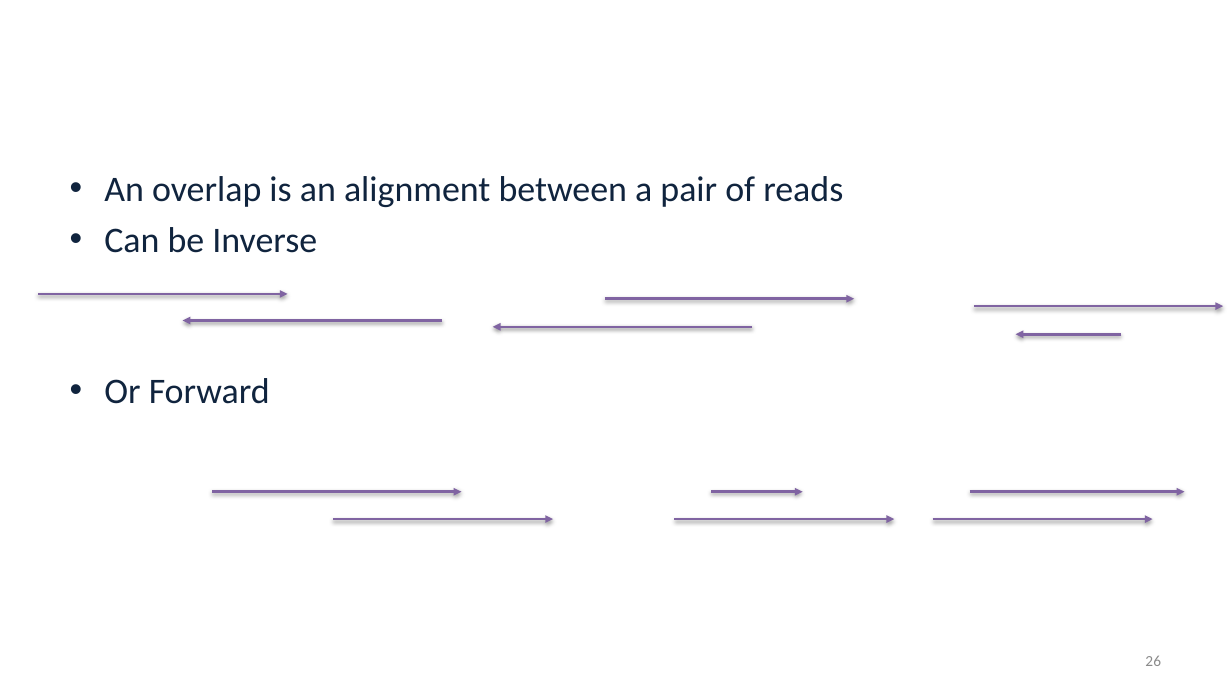
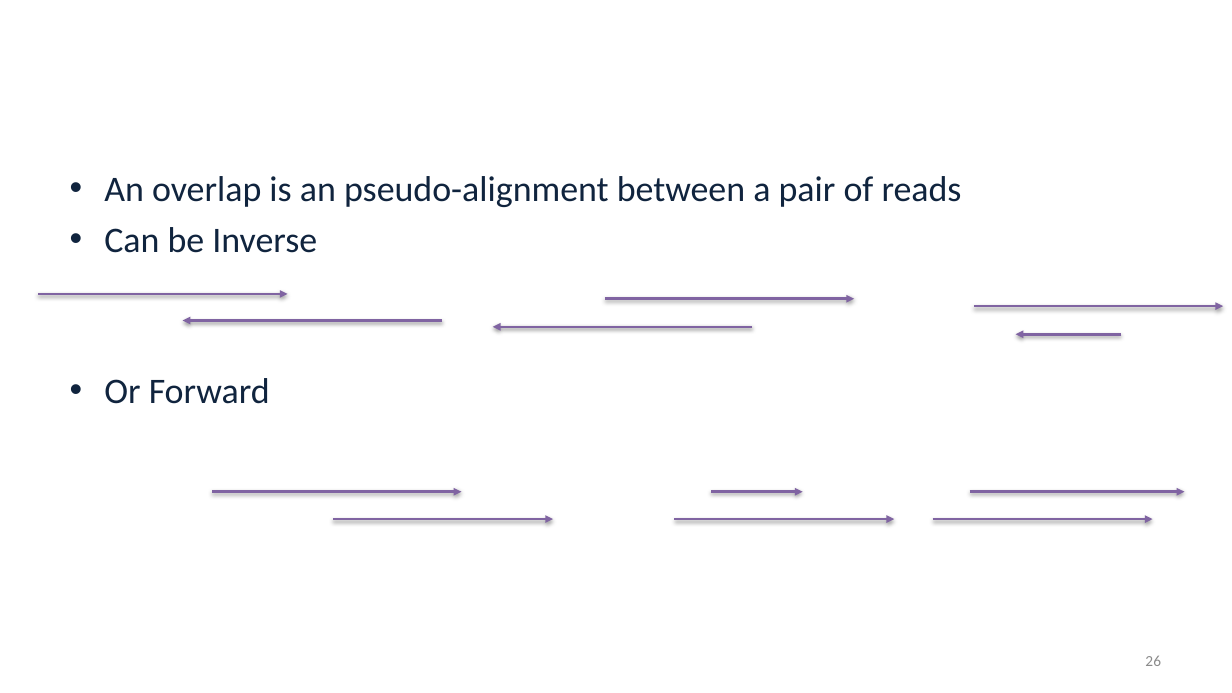
Before and after one commit to alekseyzimin/BME-Algorithms-for-Analysis-of-Genomic-Data, a slide deck: slide 26 of Fall 2026/Week 4 -- Genome Sequencing and Assembly Algorithms.pptx. Drawn at 1232x693 pixels with LibreOffice and Linux fonts; fonts in the diff are those of the drawing; background and template pictures are left out. Boxes give left, top, right and bottom in pixels: in the first picture for what was removed or moved away, otherwise in the second. Text is boxed around its words. In the diff, an @@ line names an element or a change of style, - is before the commit and + after.

```diff
--- a/Fall 2026/Week 4 -- Genome Sequencing and Assembly Algorithms.pptx
+++ b/Fall 2026/Week 4 -- Genome Sequencing and Assembly Algorithms.pptx
@@ text at <box>104,176,962,207</box>: text changed @@
-• An overlap is an alignment between a pair of reads
+• An overlap is an pseudo-alignment between a pair of reads
```
Also in this commit, not shown: 2 other slides changed.
